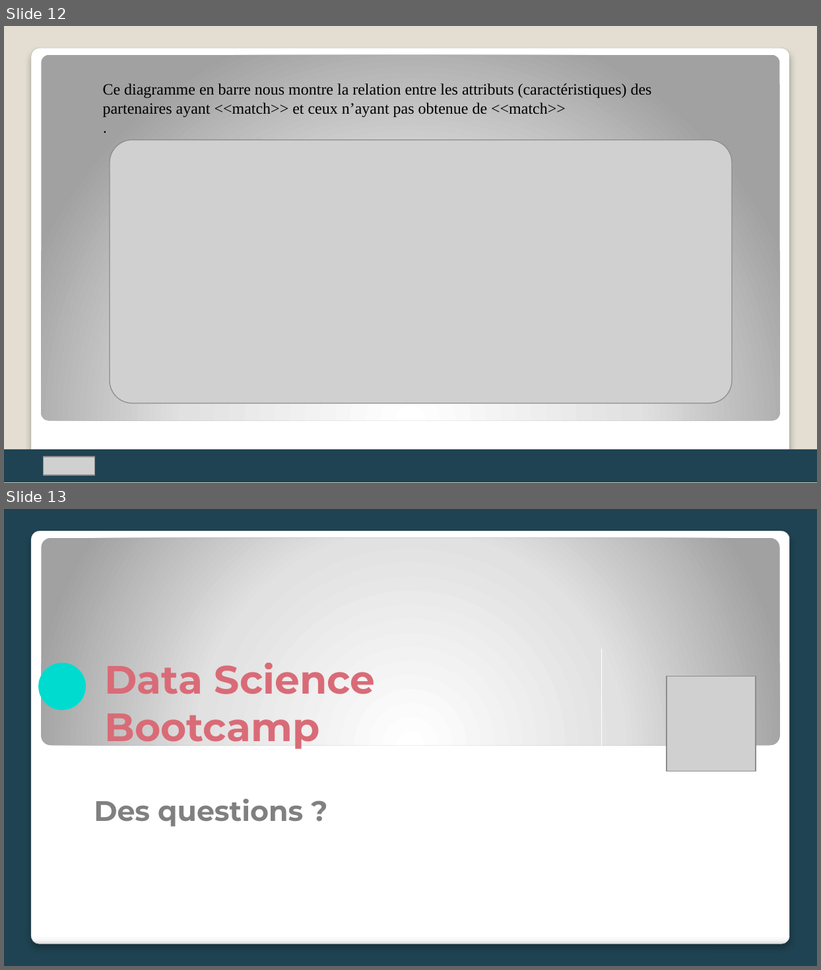
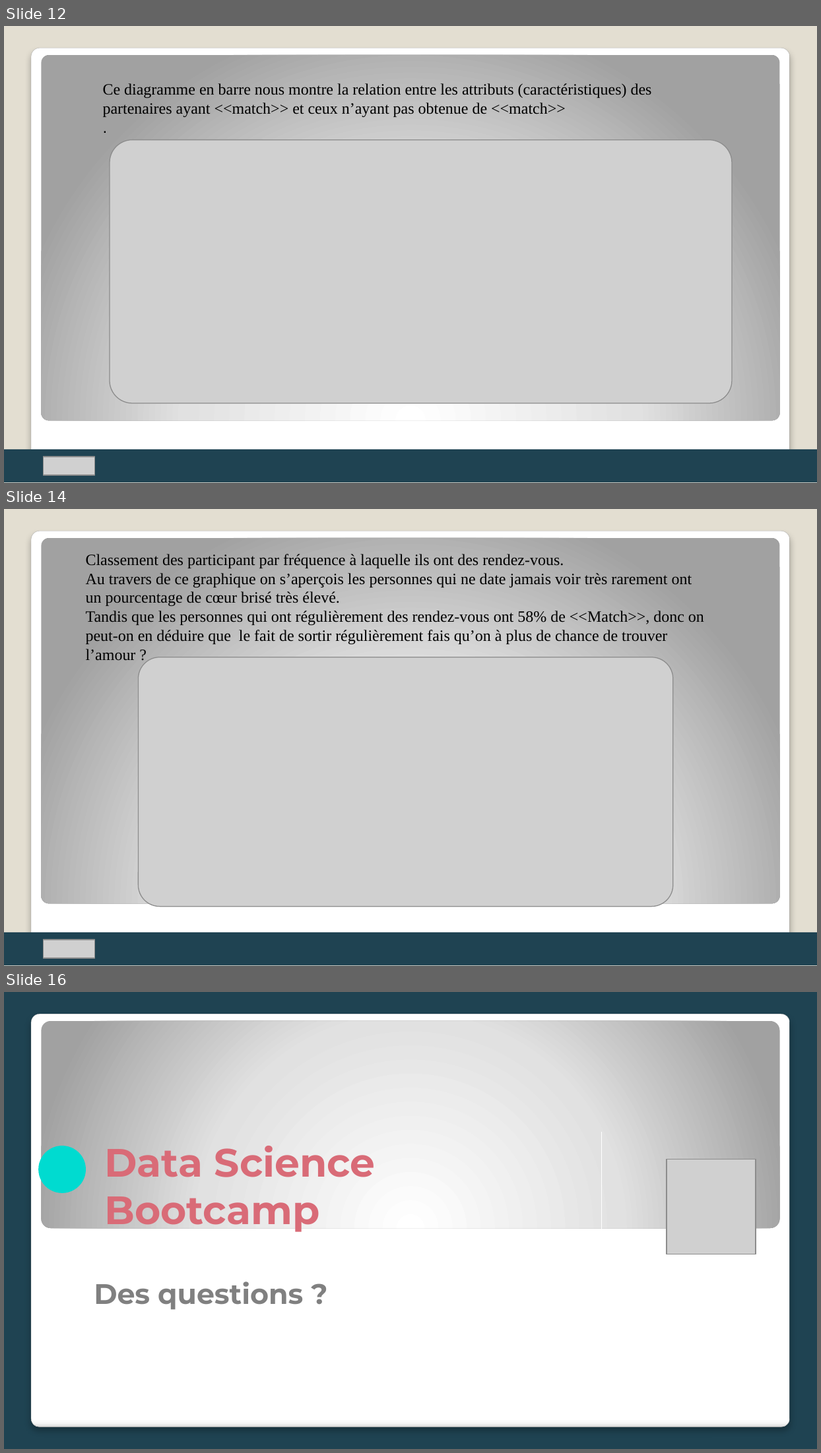
Before and after one commit to ZoziLaMalice/speed_dating, a slide deck: Rendu/Speed-dating.pptx. Shown one above the other, each under a label of ours: slides 12 and 13 before the commit, slides 12, 14 and 16 after it; the slides between them are not shown. The pictures are 821x970 and 821x1453 pixels, drawn with LibreOffice and Linux fonts; fonts in the diff are those of the drawing; grey boxes stand for pictures. Boxes give left, top, right and bottom in pixels: in the first picture for what was removed or moved away, otherwise in the second. Text is boxed around its words. In the diff, an @@ line names an element or a change of style, - is before the commit and + after.

```diff
--- a/Rendu/Speed-dating.pptx
+++ b/Rendu/Speed-dating.pptx
@@ slide 14 added at box(4, 509, 817, 966), background #E3DED1; not listed: 2 template elements that a slide beside it also shows @@
@@ text added at box(86, 554, 704, 660), 14 pt, text #000000 @@
+Classement des participant par fréquence à laquelle ils ont des rendez-vous.
+Au travers de ce graphique on s’aperçois les personnes qui ne date jamais voir très rarement ont un pourcentage de cœur brisé très élevé.
+Tandis que les personnes qui ont régulièrement des rendez-vous ont 58% de <<Match>>, donc on peut-on en déduire que le fait de sortir régulièrement fais qu’on à plus de chance de trouver l’amour ?
@@ picture added at box(138, 657, 673, 906) @@
@@ rectangle added at box(4, 933, 817, 966), fill #1F4352 @@
@@ picture added at box(44, 940, 95, 958) @@
@@ what was slide 13 is now slide 16 @@
```
Also in this commit, not shown: 2 other slides added, 3 other files.
